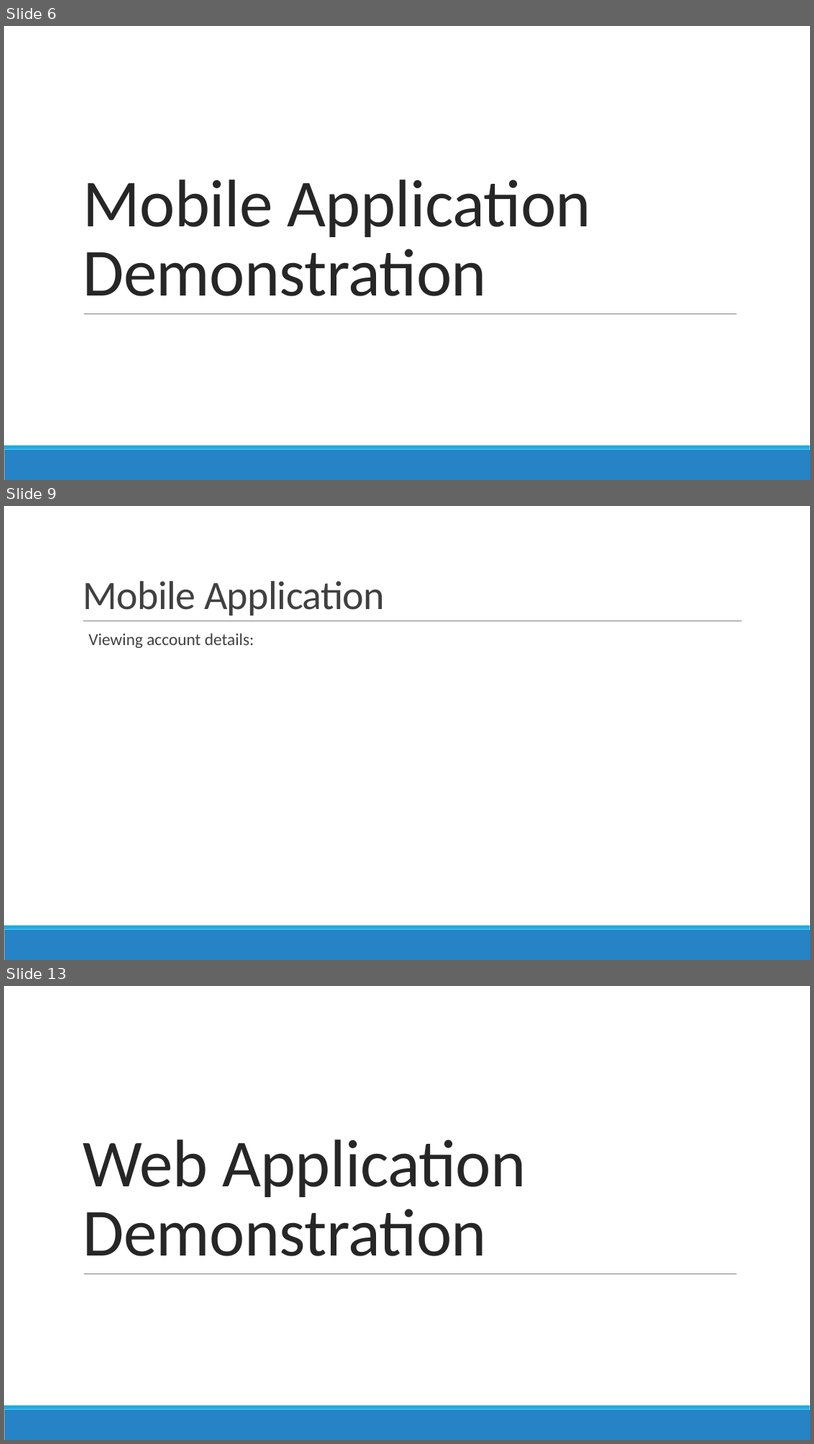
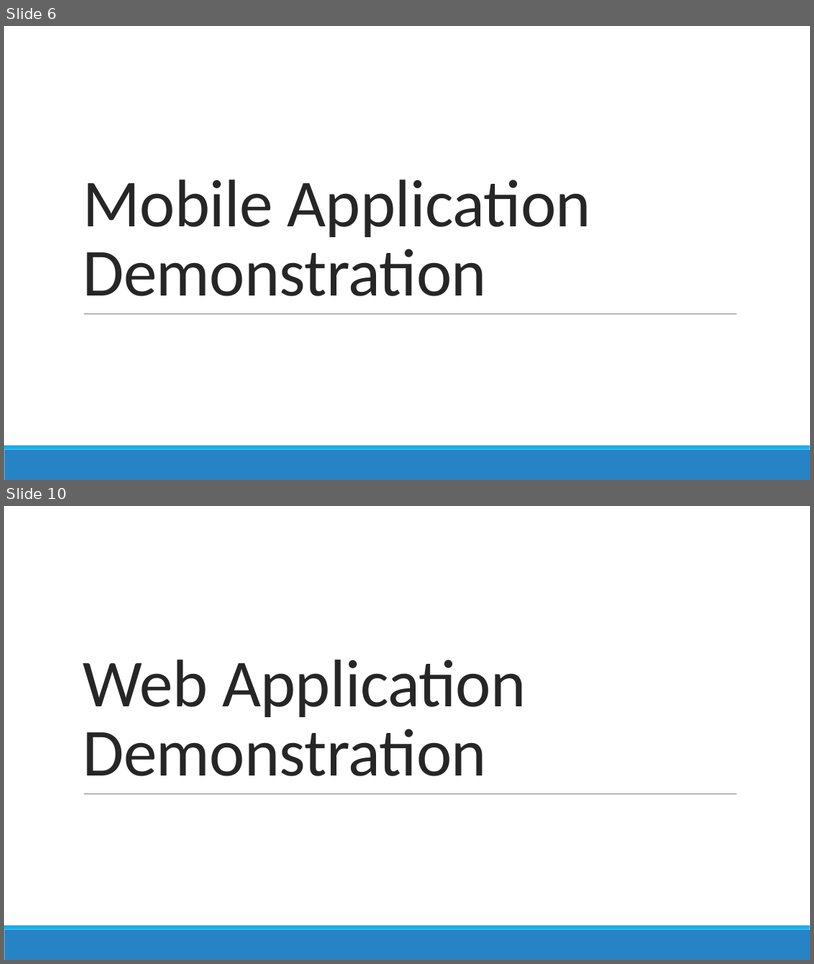
Before and after one commit to GoelBiju/Travel-Management-System, a slide deck: Documents/Presentation/PRCS252E - Presentation.pptx. Shown one above the other, each under a label of ours: slides 6, 9 and 13 before the commit, slides 6 and 10 after it; the slides between them are not shown. The pictures are 814x1444 and 814x964 pixels, drawn with LibreOffice and Linux fonts; fonts in the diff are those of the drawing. Boxes give left, top, right and bottom in pixels: in the first picture for what was removed or moved away, otherwise in the second. Text is boxed around its words. In the diff, an @@ line names an element or a change of style, - is before the commit and + after.

```diff
--- a/Documents/Presentation/PRCS252E - Presentation.pptx
+++ b/Documents/Presentation/PRCS252E - Presentation.pptx
@@ slide 9 removed at box(4, 506, 810, 960), background #FFFFFF; not listed: 2 template elements that a slide beside it also shows @@
@@ title removed at box(82, 581, 385, 615) @@
-Mobile Application
@@ line removed from (83, 621) to (743, 621) @@
@@ text removed at box(89, 633, 255, 648) @@
-  Viewing account details:
@@ what was slide 13 is now slide 10 @@
```
Also in this commit, not shown: 12 slides changed, 7 other slides removed.
